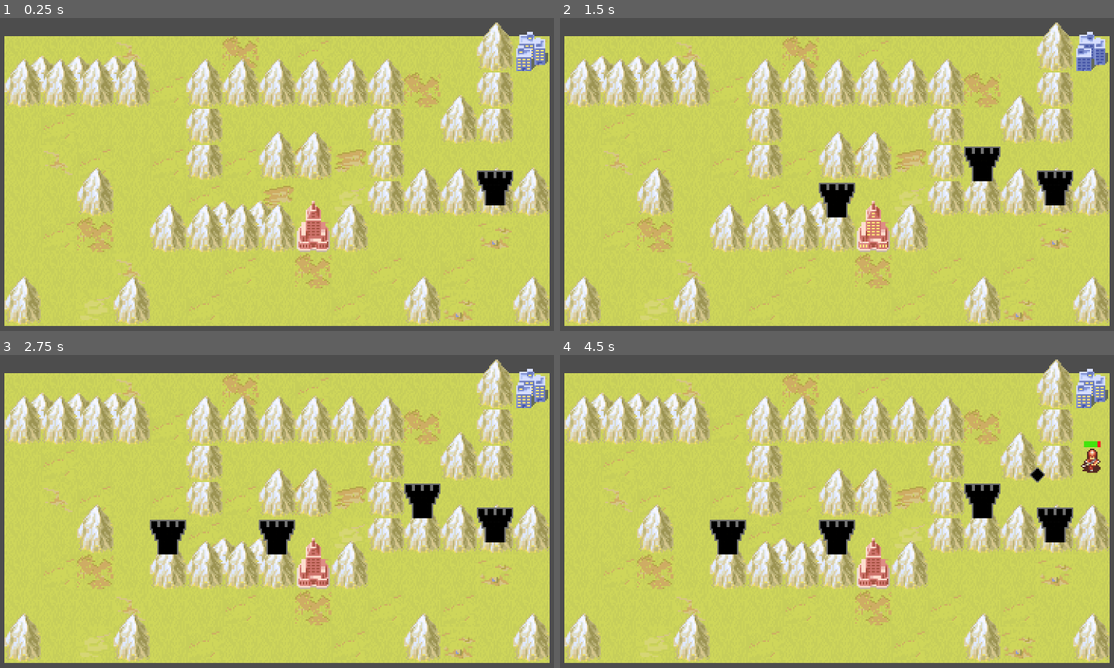
Above: before the commit, frames 1-4 (two rows, left to right).
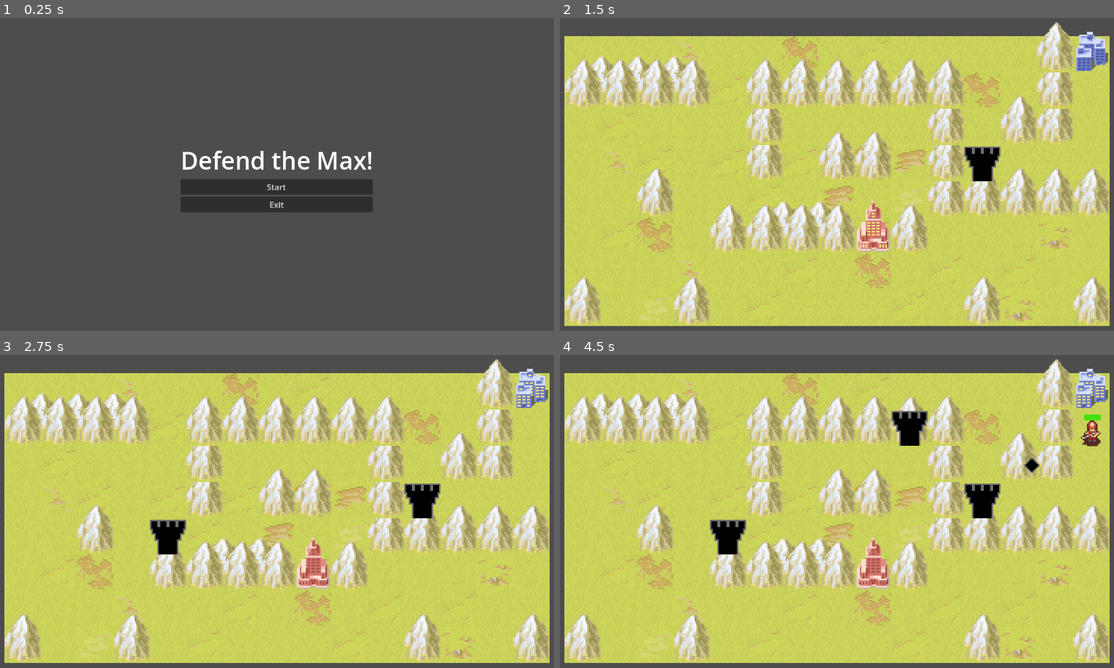
Above: after the commit, the same moments.

Repository: MeKamm74/Minnhax2025
Game: Godot game, scene res://main_menu.tscn
Two runs of this game, one before a commit and one after it. Both use one fixed random seed, a clock stepped at 60 frames per second and the inputs below. Before the commit the project starts from res://test_map.tscn.
Inputs (mouse positions are in pixels of both pictures, inside the frame that each line leads up to):
- Up to frame 1 (0.25 s): no input
- Up to frame 2 (1.5 s): click (837, 187) at 0.5 s, where only the run after the commit has a clickable "Start"; tap Enter at 1.25 s; move the mouse to (964, 161) at 1.27 s; press the mouse at (964, 161) at 1.28 s
- Up to frame 3 (2.75 s): tap Space at 2 s; move the mouse to (160, 530) at 2.02 s; release the mouse at (160, 530) at 2.03 s; click (160, 530) at 2.1 s
- Up to frame 4 (4.5 s): tap Enter at 2.75 s; move the mouse to (892, 442) at 2.77 s; press the mouse at (892, 442) at 2.78 s; move the mouse to (809, 580) at 3.52 s; release the mouse at (809, 580) at 3.53 s; click (809, 580) at 3.6 s; move the mouse to (1008, 564) at 4.27 s; press the mouse at (1008, 564) at 4.28 s

The runs differ from the first frame. In frame 1, 91% of the frame differs, in the area x 0-100%, y 1-99%; in frame 2, 1.2%; in frame 3, 1.2%; in frame 4, 2.4%.

Commit message:
game over

Diff:
--- /dev/null
+++ b/game_over_menu.gd
@@ -0,0 +1,16 @@
+extends Control
+
+
+# Called when the node enters the scene tree for the first time.
+func _ready() -> void:
+	Globals.gameOver.connect(on_game_over)
+
+
+func on_game_over():
+	get_tree().paused = true
+	show()
+
+
+func _on_main_menu_button_pressed() -> void:
+	get_tree().paused = false
+	get_tree().change_scene_to_file("res://main_menu.tscn")
--- a/globals.gd
+++ b/globals.gd
@@ -1,2 +1,3 @@
 extends Node2D
 signal enemyKilled
+signal gameOver
--- a/map.gd
+++ b/map.gd
@@ -121,3 +121,8 @@
 	if kills % 5 == 0:
 		max_towers += 1
 		spawnTimer.wait_time -= 0.5
+
+
+func _on_game_over_trigger_area_entered(area: Area2D) -> void:
+	if(area.is_in_group("enemyArea")):
+		Globals.gameOver.emit()
--- a/project.godot
+++ b/project.godot
@@ -11,7 +11,7 @@
 [application]
 
 config/name="Minnhax2025"
-run/main_scene="uid://5coeftq8y7uo"
+run/main_scene="uid://h76i8cdke3c8"
 config/features=PackedStringArray("4.5", "GL Compatibility")
 config/icon="res://icon.svg"
 
--- a/test_map.tscn
+++ b/test_map.tscn
@@ -6,7 +6,7 @@
 [ext_resource type="Texture2D" uid="uid://cidw21sfbn6om" path="res://awdor_base.png" id="4_t8dge"]
 [ext_resource type="Texture2D" uid="uid://4t355ggvpvqo" path="res://awdor_city.png" id="5_qgarv"]
 [ext_resource type="PackedScene" uid="uid://bgnpjjtap6jfa" path="res://test_map_assets/enemy.tscn" id="6_r0pc2"]
-[ext_resource type="PackedScene" uid="uid://c1h1rhrb4vxif" path="res://tower.tscn" id="7_ssfg1"]
+[ext_resource type="Script" uid="uid://coqetecwc5not" path="res://game_over_menu.gd" id="8_bu3ac"]
 [ext_resource type="PackedScene" uid="uid://bwk65i23xc5ad" path="res://pause_menu.tscn" id="8_gqtbx"]
 
 [sub_resource type="TileSetAtlasSource" id="TileSetAtlasSource_t8dge"]
@@ -102,6 +102,8 @@
 sources/3 = SubResource("TileSetAtlasSource_yobqo")
 pattern_0 = SubResource("TileMapPattern_t8dge")
 
+[sub_resource type="RectangleShape2D" id="RectangleShape2D_ssfg1"]
+
 [node name="test_map" type="Node2D"]
 
 [node name="map_holder" type="Node2D" parent="."]
@@ -131,9 +133,48 @@
 position = Vector2(60, -50)
 zoom = Vector2(3, 3)
 
-[node name="Tower" parent="." instance=ExtResource("7_ssfg1")]
-position = Vector2(204, -44)
-
 [node name="PauseMenu" parent="." instance=ExtResource("8_gqtbx")]
 
+[node name="GameOverTrigger" type="Area2D" parent="."]
+position = Vector2(84, -12)
+scale = Vector2(0.66252536, 0.64901793)
+
+[node name="CollisionShape2D" type="CollisionShape2D" parent="GameOverTrigger"]
+shape = SubResource("RectangleShape2D_ssfg1")
+
+[node name="GameOverMenu" type="Control" parent="."]
+process_mode = 3
+visible = false
+layout_mode = 3
+anchors_preset = 0
+offset_left = -3.0
+offset_top = -89.0
+offset_right = 37.0
+offset_bottom = -49.0
+script = ExtResource("8_bu3ac")
+
+[node name="PanelContainer" type="PanelContainer" parent="GameOverMenu"]
+layout_mode = 0
+offset_right = 40.0
+offset_bottom = 40.0
+
+[node name="VBoxContainer" type="VBoxContainer" parent="GameOverMenu/PanelContainer"]
+layout_mode = 2
+
+[node name="GameOverLabel" type="Label" parent="GameOverMenu/PanelContainer/VBoxContainer"]
+layout_mode = 2
+text = "Game Over"
+horizontal_alignment = 1
+
+[node name="EnemiesKilledLabel" type="Label" parent="GameOverMenu/PanelContainer/VBoxContainer"]
+layout_mode = 2
+text = "Enemies Killed: "
+horizontal_alignment = 1
+
+[node name="MainMenuButton" type="Button" parent="GameOverMenu/PanelContainer/VBoxContainer"]
+layout_mode = 2
+text = "Main Menu"
+
 [connection signal="timeout" from="map_holder/SpawnTimer" to="map_holder" method="_on_spawn_timer_timeout"]
+[connection signal="area_entered" from="GameOverTrigger" to="map_holder" method="_on_game_over_trigger_area_entered"]
+[connection signal="pressed" from="GameOverMenu/PanelContainer/VBoxContainer/MainMenuButton" to="GameOverMenu" method="_on_main_menu_button_pressed"]
--- a/test_map_assets/enemy.gd
+++ b/test_map_assets/enemy.gd
@@ -26,6 +26,7 @@
 	health_bar.max_value = max_HP
 	health_bar.min_value = 0
 	health_bar.value = max_HP
+	$Area2D.add_to_group("enemyArea")
 
 func _physics_process(_delta: float) -> void:
 	health_bar.value = HP
Not shown, added: game_over_menu.gd.uid
Not shown: 1 places in test_map.tscn that only renumber resources
